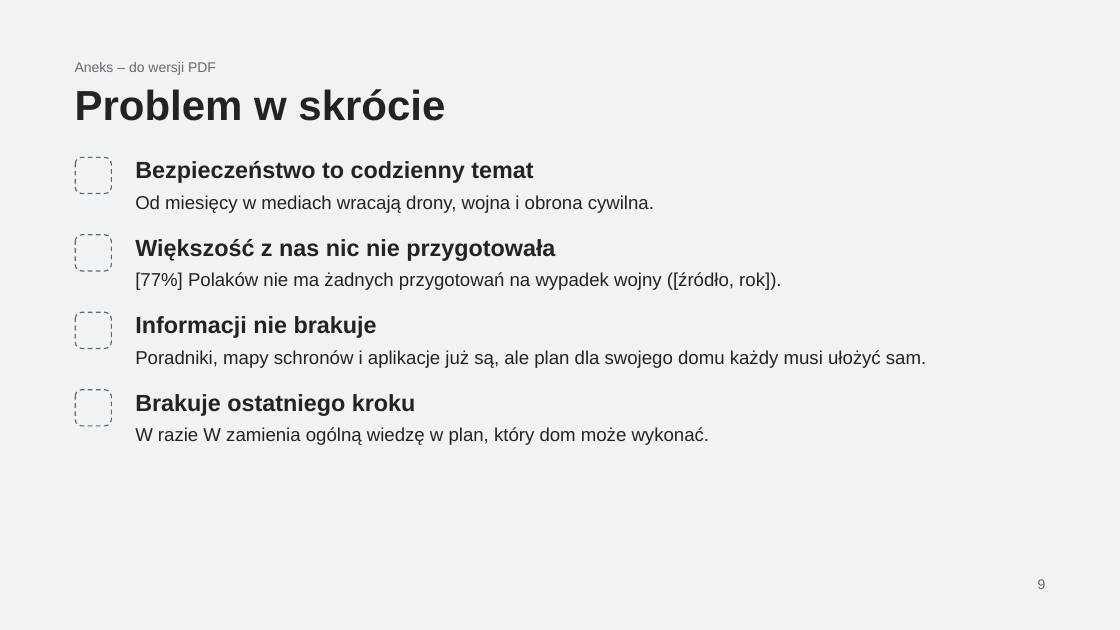
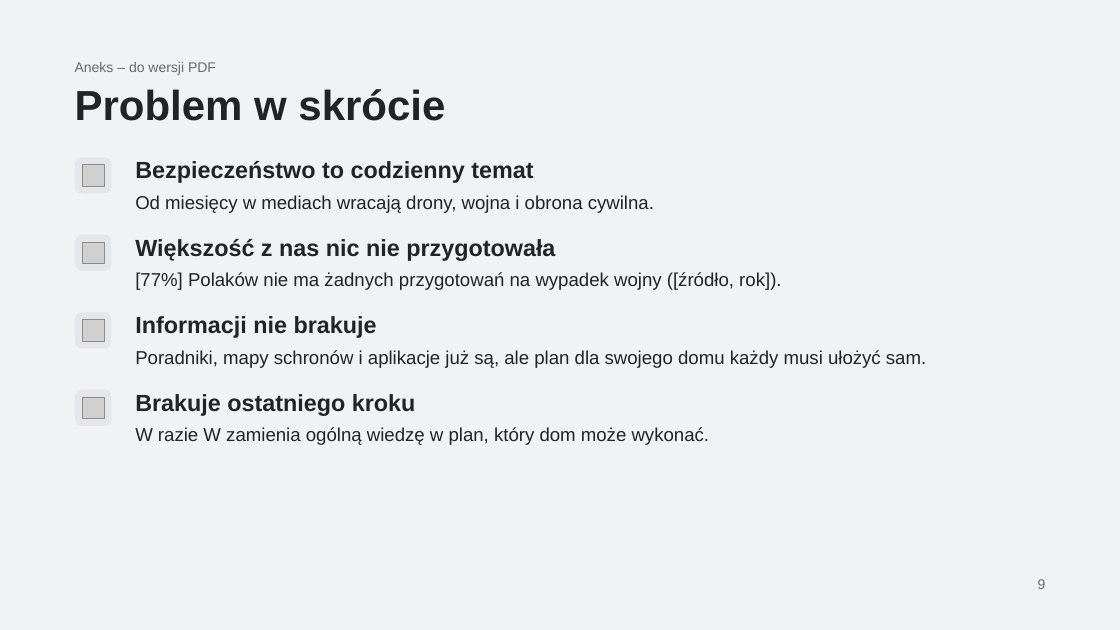
Before and after one commit to jazlik/turbo-defence, a slide deck: slide 9 of context/foundation/prezentacja/W_razie_W_HackYeah_2026_wersja_robocza.pptx. Drawn at 1120x630 pixels with LibreOffice and Linux fonts; fonts in the diff are those of the drawing; grey boxes stand for pictures. Boxes give left, top, right and bottom in pixels: in the first picture for what was removed or moved away, otherwise in the second. Text is boxed around its words. In the diff, an @@ line names an element or a change of style, - is before the commit and + after.

Commit message:
docs: align deck visuals with the updated pitch brief
Amber allowed only as a key-phrase marker; screenshots retaken offline,
without device frames, large and cropped by the slide edge; icons on the
appendix slide.

```diff
--- a/context/foundation/prezentacja/W_razie_W_HackYeah_2026_wersja_robocza.pptx
+++ b/context/foundation/prezentacja/W_razie_W_HackYeah_2026_wersja_robocza.pptx
@@ picture added at (82, 165, 104, 187) @@
@@ picture added at (82, 242, 104, 264) @@
@@ picture added at (82, 319, 104, 341) @@
@@ fill none to #E3E7E9; outline #536B75 1 pt dashed to none in 4 elements at (76, 157, 112, 193), (76, 235, 112, 271), (76, 313, 112, 349), (76, 390, 112, 426) @@
@@ picture added at (82, 397, 104, 419) @@
```
Also in this commit, not shown: 1 other slide changed, 8 other files.
